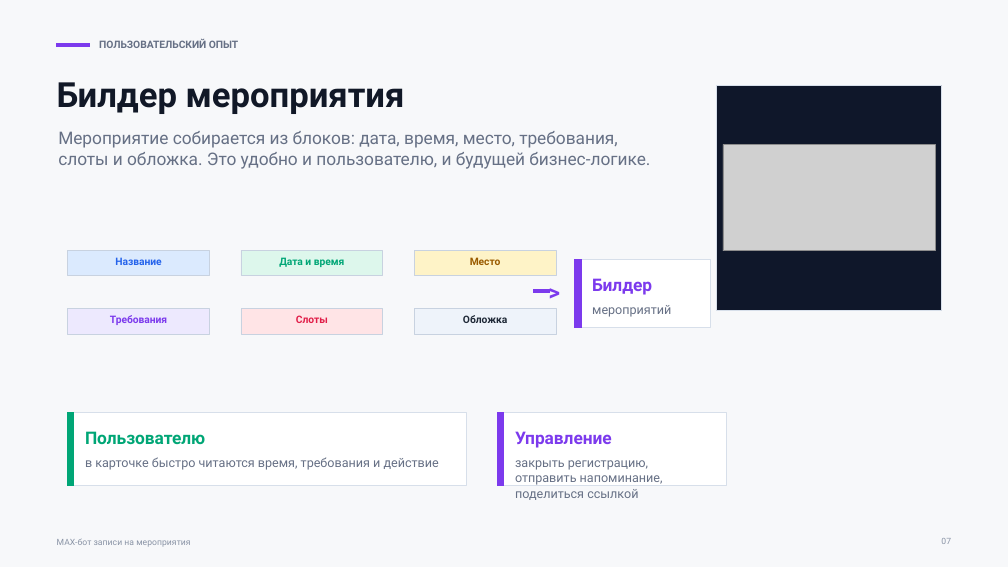
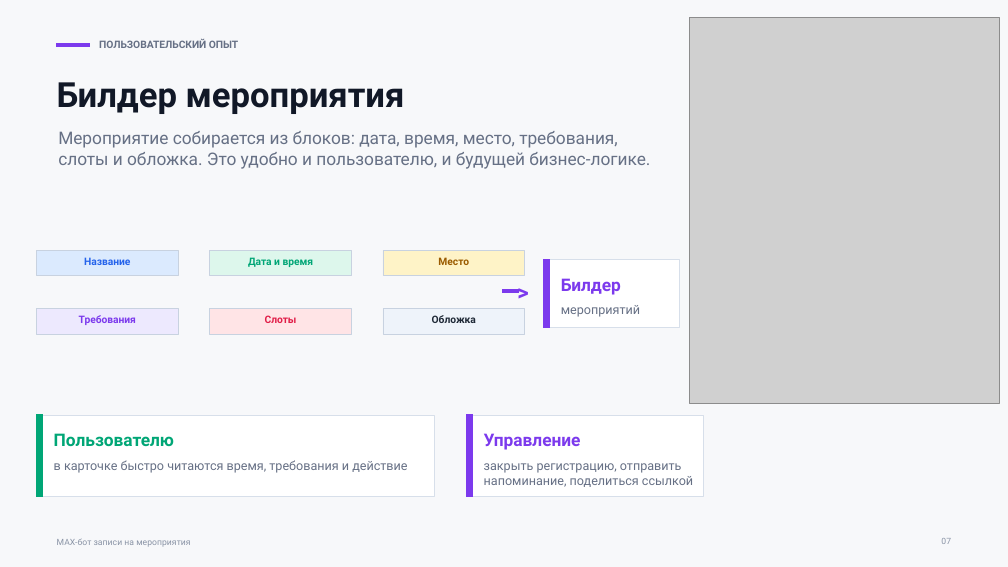
Before and after one commit to ThereDrD0/max, a slide deck: slide 7 of docs/presentations/max-bot-meetup.pptx. Drawn at 1008x567 pixels with LibreOffice and Linux fonts; fonts in the diff are those of the drawing; grey boxes stand for pictures. Boxes give left, top, right and bottom in pixels: in the first picture for what was removed or moved away, otherwise in the second. Text is boxed around its words. In the diff, an @@ line names an element or a change of style, - is before the commit and + after.

```diff
--- a/docs/presentations/max-bot-meetup.pptx
+++ b/docs/presentations/max-bot-meetup.pptx
@@ picture added at bbox=[690, 17, 999, 403] @@
@@ rectangle removed at bbox=[717, 85, 942, 310] @@
@@ picture removed at bbox=[723, 144, 935, 251] @@
@@ 10 texts, 9 rectangles: place and size @@
-10 texts, 9 rectangles at bbox=[68, 250, 710, 470]
+10 texts, 9 rectangles at bbox=[36, 250, 679, 473]
@@ rectangle: place and size @@
-rectangle at bbox=[68, 413, 467, 485]
+rectangle at bbox=[36, 415, 435, 497]
@@ rectangle: place and size @@
-rectangle at bbox=[68, 413, 74, 485]
+rectangle at bbox=[36, 415, 42, 497]
@@ rectangle: place and size @@
-rectangle at bbox=[498, 413, 726, 485]
+rectangle at bbox=[467, 415, 703, 497]
@@ rectangle: place and size @@
-rectangle at bbox=[498, 413, 504, 485]
+rectangle at bbox=[467, 415, 473, 497]
@@ text "Пользователю": place and size @@
-text "Пользователю" at bbox=[85, 431, 205, 444]
+text "Пользователю" at bbox=[54, 433, 174, 446]
@@ text "Управление": place and size @@
-text "Управление" at bbox=[515, 431, 612, 448]
+text "Управление" at bbox=[484, 433, 581, 450]
@@ text "закрыть регистрацию, отправить напоминание, поделиться ..." rewrapped from bbox=[515, 460, 663, 500] to bbox=[484, 463, 693, 487] @@
```
Also in this commit, not shown: 11 other slides changed, 1 slide added.
